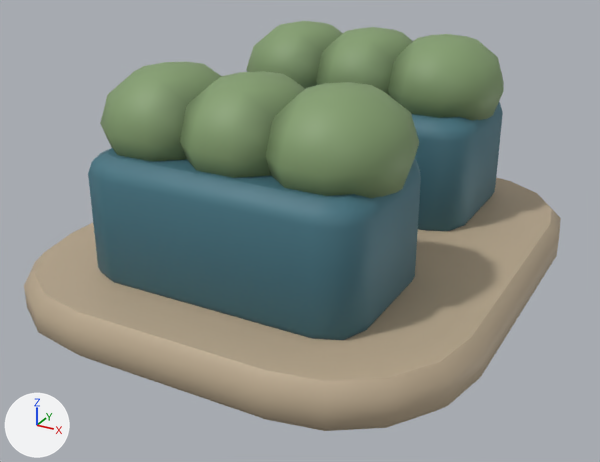
Renders of the glTF model assets/models/regions/ocean_vip_park_1.glb from each side of a commit.
Both versions are drawn from a camera (50 mm lens) standing at (-2.62, -3.12, 2.03) and looking at (-4.52, 0.33, 0.3). The lights are fixed; the arrows at lower left show +X, +Y and +Z. The older version comes first. Vertices at exactly the same position are counted once.

Objects in the first picture: 'VipPark1'.
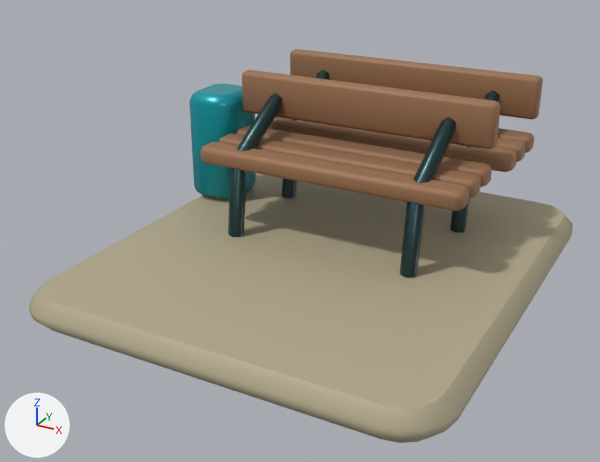
The change, as a list of edits to the scene's bpy script:
```text
Add mat_paint:
    mat_paint = bpy.data.materials.new('Paint')
    mat_paint.use_nodes = True; mat_paint.node_tree.nodes.clear()
    _N = mat_paint.node_tree.nodes; _L = mat_paint.node_tree.links
    n0 = _N.new('ShaderNodeBsdfPrincipled'); n0.name = 'Principled BSDF'
    n0.inputs[1].default_value = 0.24  # 'Metallic'
    n0.inputs[2].default_value = 0.3  # 'Roughness'
    n1 = _N.new('ShaderNodeOutputMaterial'); n1.name = 'Material Output'
    n2 = _N.new('ShaderNodeVertexColor'); n2.name = 'Color Attribute'
    _L.new(n0.outputs[0], n1.inputs[0])  # 'BSDF' to 'Surface'
    _L.new(n2.outputs[0], n0.inputs[0])  # 'Color' to 'Base Color'
Add mat_metal:
    mat_metal = bpy.data.materials.new('Metal')
    mat_metal.use_nodes = True; mat_metal.node_tree.nodes.clear()
    _N = mat_metal.node_tree.nodes; _L = mat_metal.node_tree.links
    n0 = _N.new('ShaderNodeBsdfPrincipled'); n0.name = 'Principled BSDF'
    n0.inputs[1].default_value = 0.63  # 'Metallic'
    n0.inputs[2].default_value = 0.34  # 'Roughness'
    n1 = _N.new('ShaderNodeOutputMaterial'); n1.name = 'Material Output'
    n2 = _N.new('ShaderNodeVertexColor'); n2.name = 'Color Attribute'
    _L.new(n0.outputs[0], n1.inputs[0])  # 'BSDF' to 'Surface'
    _L.new(n2.outputs[0], n0.inputs[0])  # 'Color' to 'Base Color'
Change me_vippark1:
    used by ob_vippark1; location = (0.0, 0.0, 0.0)
    remove me_vippark1.from_pydata(...)  # 536 vertices, 1036 faces; spans x -5.66..-3.38, y -0.86..1.82, z 0.03..1.21
    add me_vippark1.from_pydata(...)  # 800 vertices, 1544 faces; spans x -5.53..-3.37, y -0.73..1.75, z 0.0..0.95
    me_vippark1 part 1: the loose piece of 80 vertices spanning x -5.66..-3.38, y -0.86..1.82, z 0.03..0.25 is rebuilt with 80 vertices and now spans x -5.53..-3.37, y -0.73..1.75, z 0.0..0.16
    me_vippark1 part 2: the loose piece of 72 vertices spanning x -5.22..-3.82, y -0.52..0.34, z 0.19..0.85 is deleted
    me_vippark1 part 3: the loose piece of 52 vertices spanning x -4.42..-3.76, y -0.44..0.26, z 0.67..1.21 is deleted
    me_vippark1 part 4: the loose piece of 52 vertices spanning x -4.85..-4.19, y 0.82..1.52, z 0.67..1.21 is deleted
    me_vippark1 part 5: the loose piece of 52 vertices spanning x -4.85..-4.19, y -0.44..0.26, z 0.67..1.21 is deleted
    me_vippark1 part 6: the loose piece of 52 vertices spanning x -5.28..-4.62, y -0.44..0.26, z 0.67..1.21 is deleted
    me_vippark1 part 7: 176 vertices removed from x -5.28..-3.76, y 0.74..1.61, z 0.19..1.21; 720 vertices added at x -5.53..-3.65, y 0.36..1.6, z 0.15..0.95
    add me_vippark1.materials.append(mat_metal)
    add me_vippark1.materials.append(mat_paint)
```

Location of each change, [x1, y1, x2, y2] in pixels of the pictures (600 x 462 px):
'VipPark1', reshaped: before [24, 21, 561, 431]; after [29, 49, 573, 443]
part 1 of me_vippark1, rebuilt (7% taller): before [24, 178, 561, 431]; after [29, 173, 573, 443]
part 2 of me_vippark1, deleted (cyan): before [88, 148, 421, 340]
part 3 of me_vippark1, deleted (green): before [265, 82, 419, 198]
part 4 of me_vippark1, deleted (green): before [316, 27, 413, 95]
part 5 of me_vippark1, deleted (green): before [180, 71, 305, 178]
part 6 of me_vippark1, deleted (green): before [100, 62, 221, 161]
part 7 of me_vippark1, cut back: before [246, 21, 504, 231]; after [190, 49, 543, 278]
